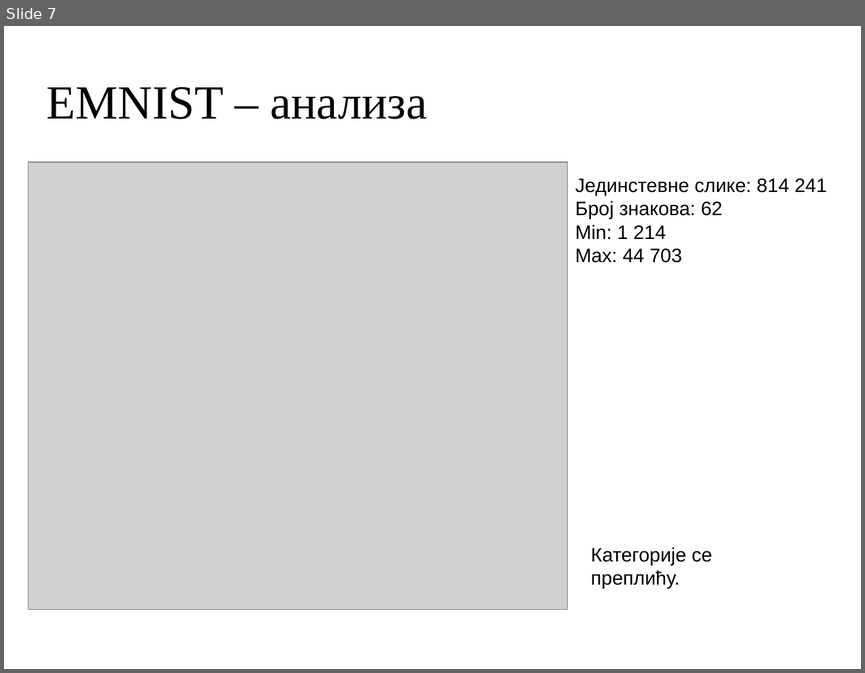
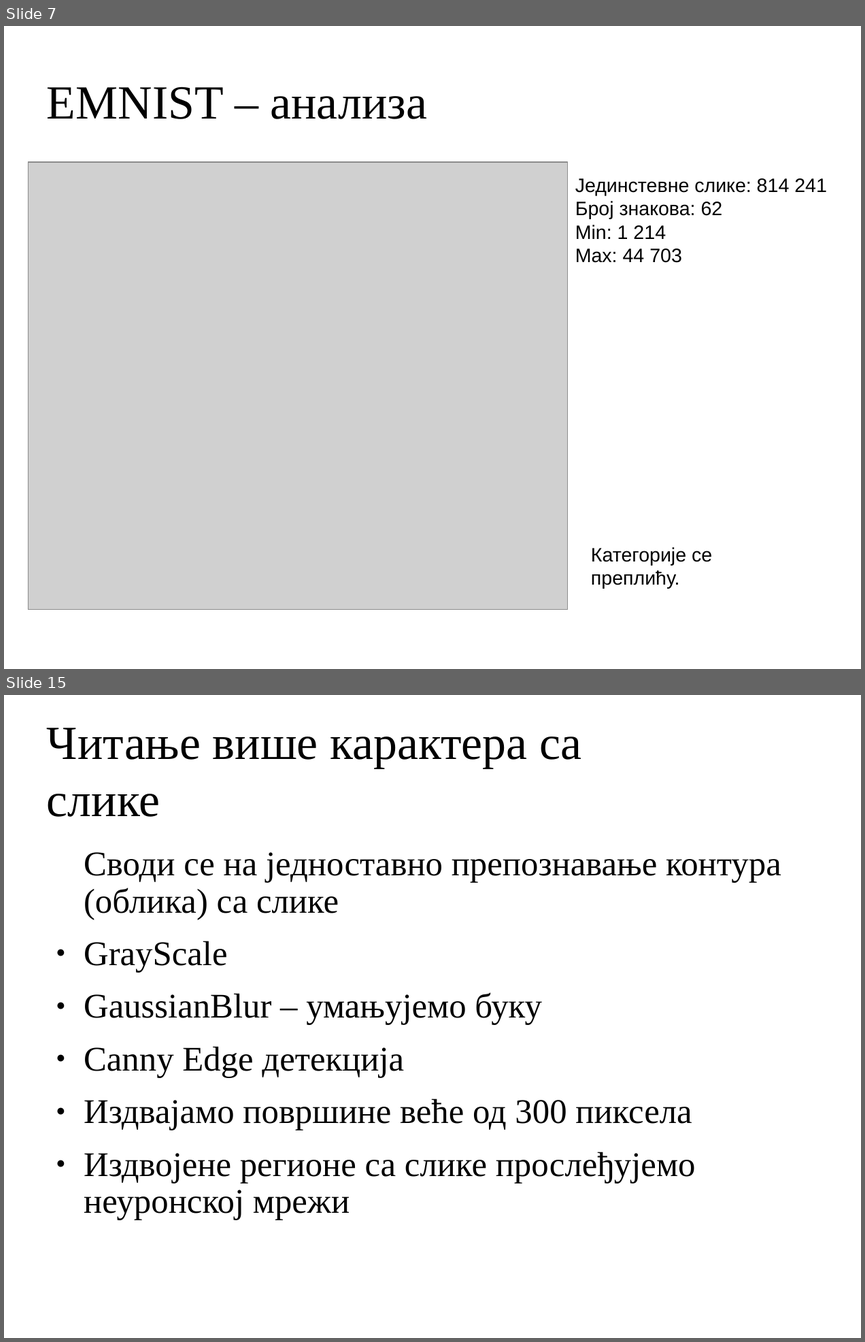
Before and after one commit to MihailoVukorep/mitnop_proj, a slide deck: docs/presentation.odp. Shown one above the other, each under a label of ours: slide 7 before the commit, slides 7 and 15 after it; the slides between them are not shown. The pictures are 865x673 and 865x1342 pixels, drawn with LibreOffice and Linux fonts; fonts in the diff are those of the drawing; grey boxes stand for pictures; background and template pictures are left out. Boxes give left, top, right and bottom in pixels: in the first picture for what was removed or moved away, otherwise in the second. Text is boxed around its words. In the diff, an @@ line names an element or a change of style, - is before the commit and + after.

```diff
--- a/docs/presentation.odp
+++ b/docs/presentation.odp
@@ slide 15 added at <box>4,695,861,1338</box>, background picture (left out) @@
@@ title added at <box>47,728,582,817</box>, 44 pt, text #000000 @@
+Читање више карактера са слике
@@ text added at <box>84,852,781,1220</box>, 32 pt, text #000000 @@
+Своди се на једноставно препознавање контура (облика) са слике
+● GrayScale
+● GaussianBlur – умањујемо буку
+● Canny Edge детекција
+● Издвајамо површине веће од 300 пиксела
+● Издвојене регионе са слике прослеђујемо неуронској мрежи
```
Also in this commit, not shown: 3 slides changed, 9 other slides added, 7 slides removed, 3 other files.
